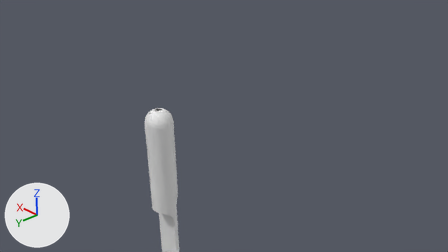
Two versions of the Blender file design/model_28mm.blend, one commit apart.
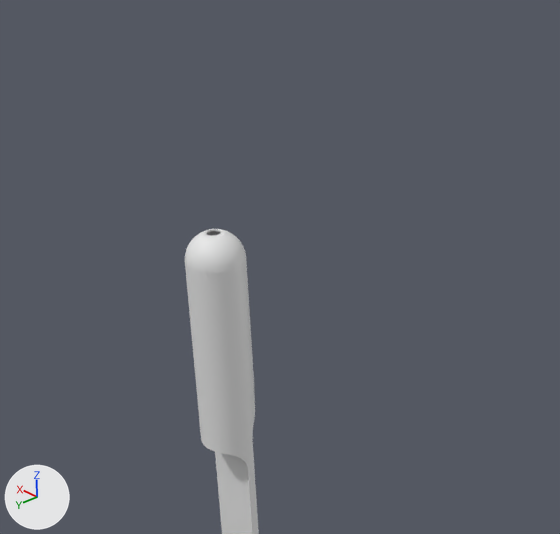
There are two pictures of each version: one from the file's camera 'Camera', one close up on the part from 13% to 72% of the width and 0% to 100% of the height. The lights are fixed; the arrows at lower left show +X, +Y and +Z.

Names of what the first close-up shows: 'body_28mm', 'cap_spherical'.
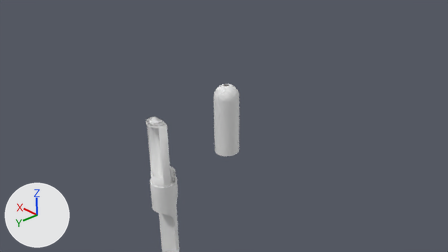
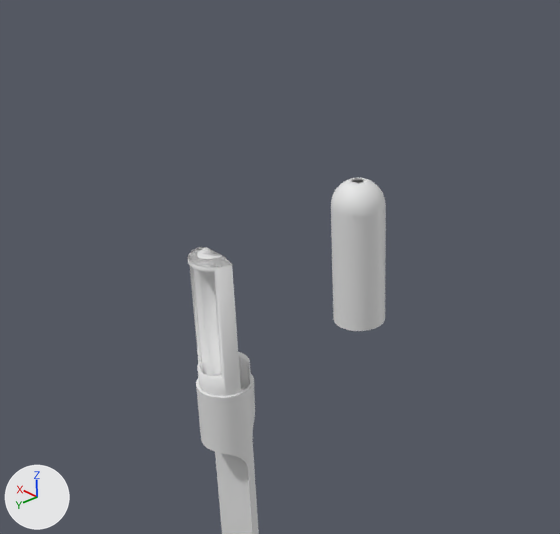
Location of each change, [x1, y1, x2, y2] in pixels of the close-ups (560 x 534 px):
'cap_spherical', moved
    before: [185, 229, 254, 398]
    after: [331, 178, 386, 331]

The change, as a list of edits to the scene's bpy script:
```text
Change ob_cap_spherical:
    ob_cap_spherical.location: (0.0, 0.0, 11.1) -> (0.0, -9.0, 11.1)
```
